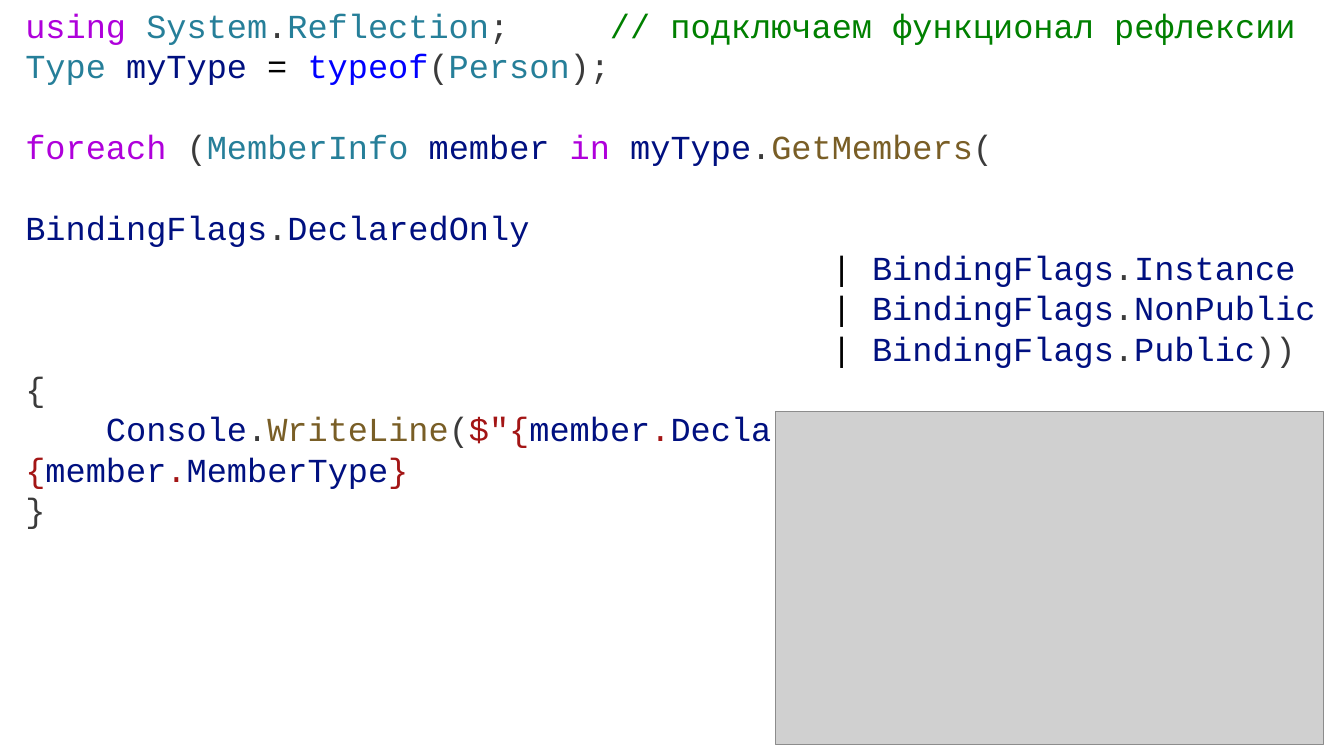
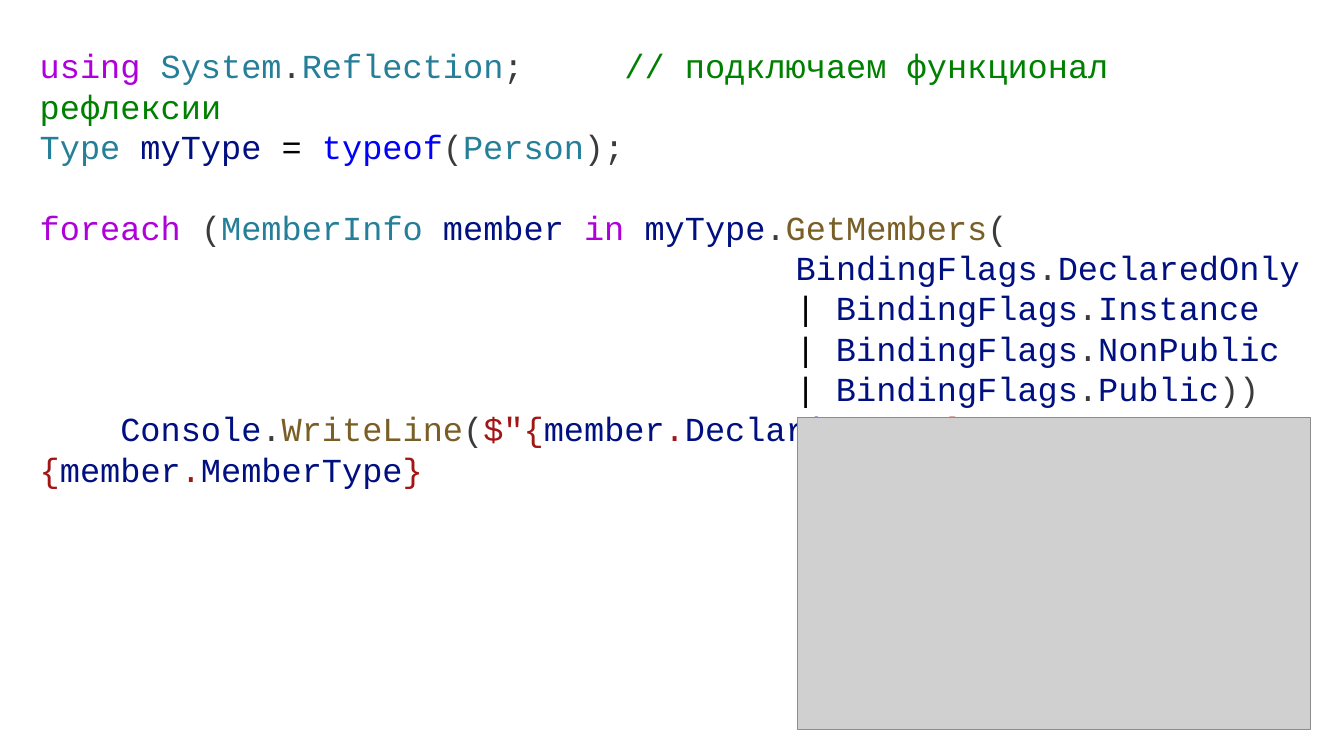
Before and after one commit to DaniilKlyukin/OOP-4, a slide deck: slide 9 of Лекции/ООП 1 лек 1.pptx. Drawn at 1344x756 pixels with LibreOffice and Linux fonts; fonts in the diff are those of the drawing; grey boxes stand for pictures. Boxes give left, top, right and bottom in pixels: in the first picture for what was removed or moved away, otherwise in the second. Text is boxed around its words. In the diff, an @@ line names an element or a change of style, - is before the commit and + after.

```diff
--- a/Лекции/ООП 1 лек 1.pptx
+++ b/Лекции/ООП 1 лек 1.pptx
@@ text at box(40, 54, 1300, 489): paragraph removed @@
-{
@@ text at box(40, 54, 1300, 489): paragraph removed @@
-}
@@ text "using System.Reflection; // подключаем функционал ...": place and size @@
-text "using System.Reflection; // подключаем функционал ..." at box(25, 14, 1316, 489)
+text "using System.Reflection; // подключаем функционал ..." at box(40, 54, 1300, 489)
@@ picture: place and size @@
-picture at box(776, 411, 1324, 745)
+picture at box(798, 417, 1311, 730)
```
Also in this commit, not shown: 25 other slides changed, 1 other file.
